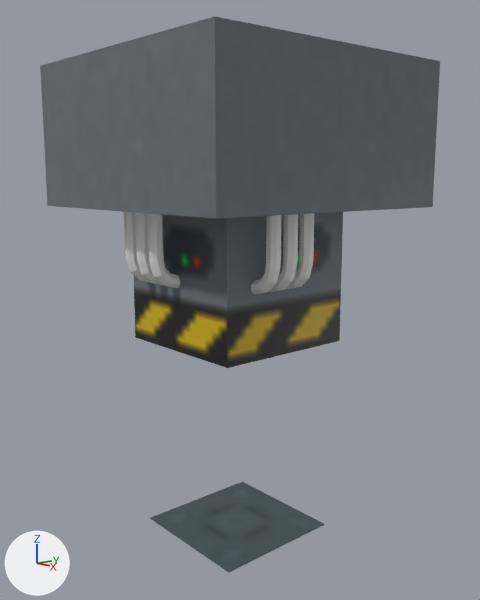
Renders of the Blender file Assets/Door.blend from each side of a commit.
Before and after are seen from a 50 mm camera at (7.47, -6.43, 5.44) aimed at (0.02, 0.05, 3.6). The axes (+X, +Y, +Z) are drawn at lower left. The lights are the same throughout.

Names of what the first picture shows: 'Floor', 'Frame', 'Pipes'.
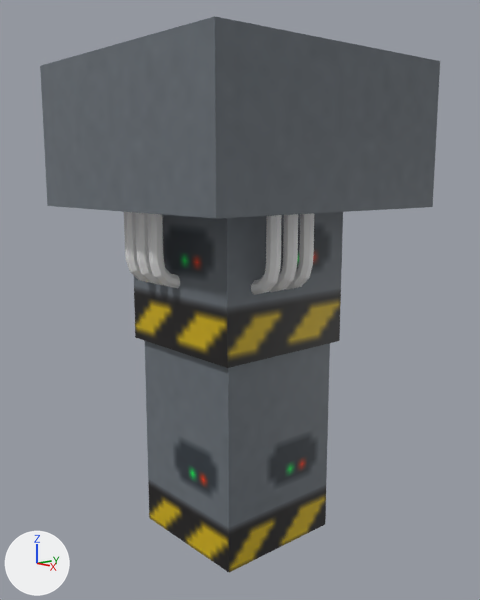
Changed parts and their boxes [x1, y1, x2, y2] in the pictures (480 x 600 px):
'Slider', added: after [145, 341, 330, 572]
'Floor', unchanged, covered by the edit: before [150, 482, 325, 572]

Edits to the bpy script that builds the scene:
```text
Add me_cube_002:
    me_cube_002.from_pydata(...)  # a box spanning x -1.0..1.0, y -1.0..1.0, z 0.0..4.0
    me_cube_002.materials.append(mat_doortex_png)  # picture img_doortex_png
Add ob_slider:
    ob_slider = bpy.data.objects.new('Slider', me_cube_002)
    ob_slider.location = (0.0, 0.0, 0.0)
```
